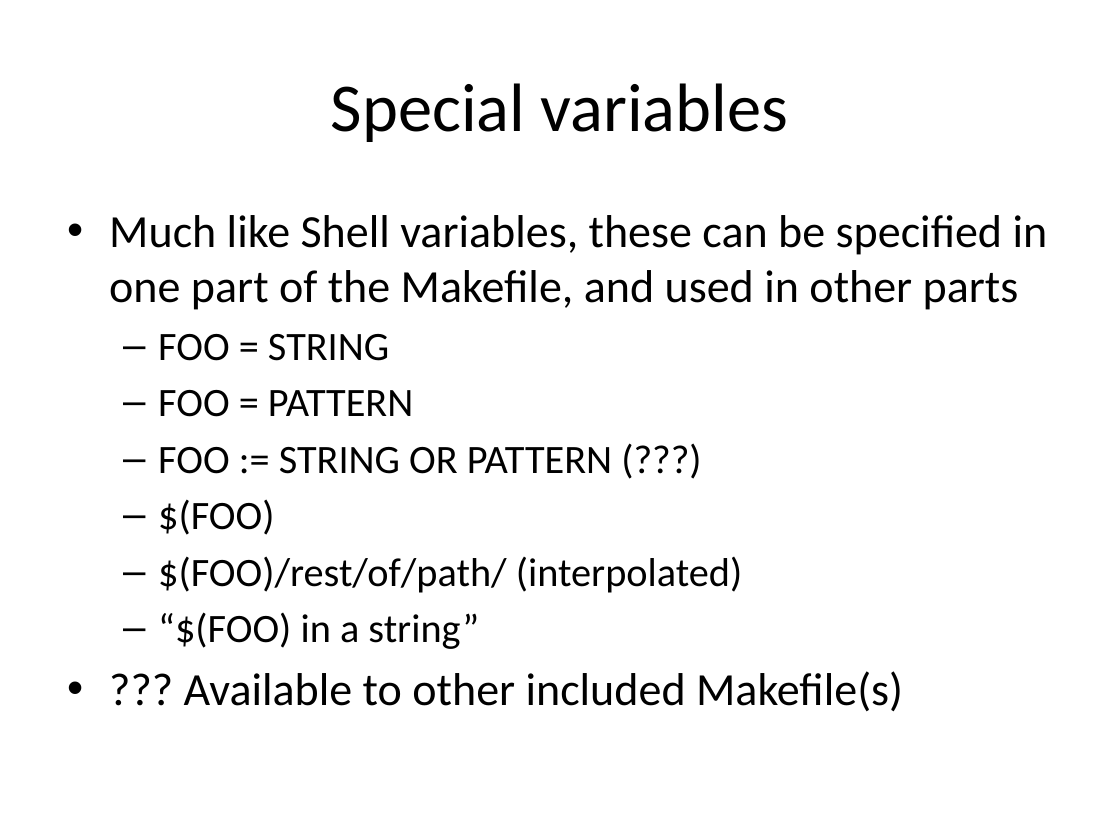
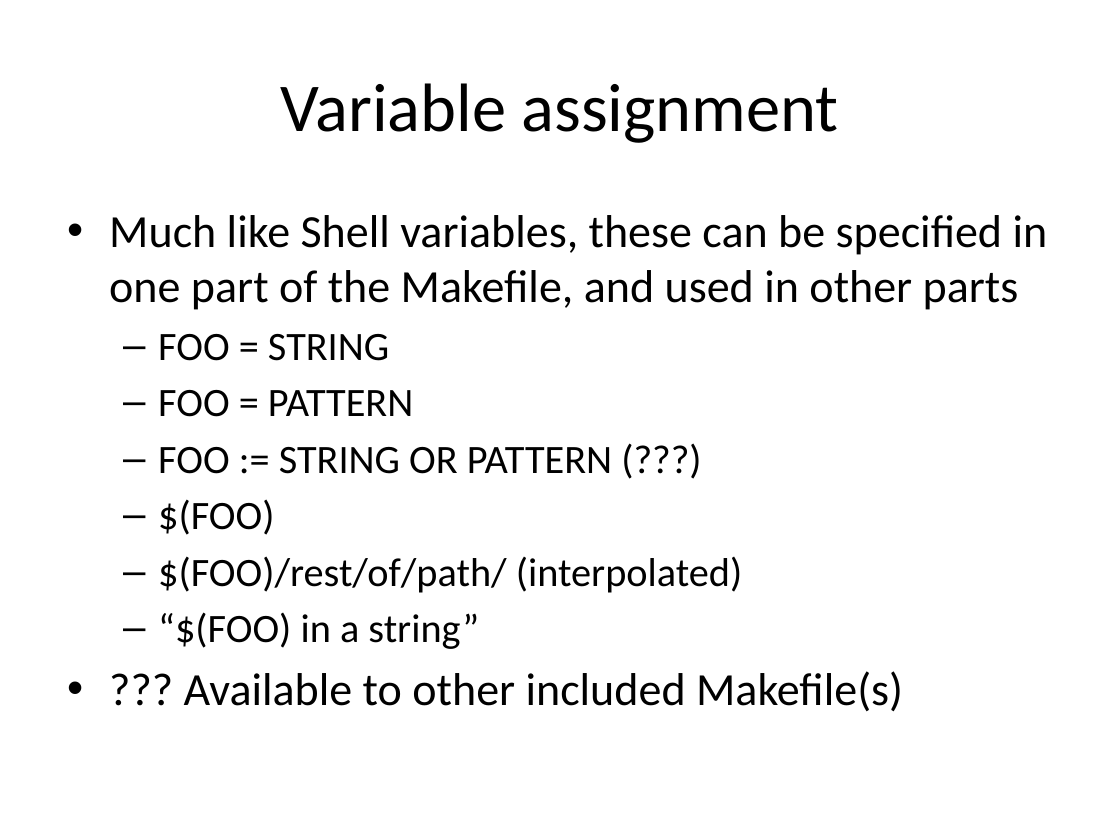
Before and after one commit to rvosa/ngs-workflows, a slide deck: slide 9 of doc/slides/day3/session2/Make.pptx. Drawn at 1120x840 pixels with LibreOffice and Linux fonts; fonts in the diff are those of the drawing. Boxes give left, top, right and bottom in pixels: in the first picture for what was removed or moved away, otherwise in the second. Text is boxed around its words. In the diff, an @@ line names an element or a change of style, - is before the commit and + after.

```diff
--- a/doc/slides/day3/session2/Make.pptx
+++ b/doc/slides/day3/session2/Make.pptx
@@ title at (280, 83, 839, 143): text changed @@
-Special variables
+Variable assignment
```
Also in this commit, not shown: 4 other slides changed, 1 slide added, 2 other files.
